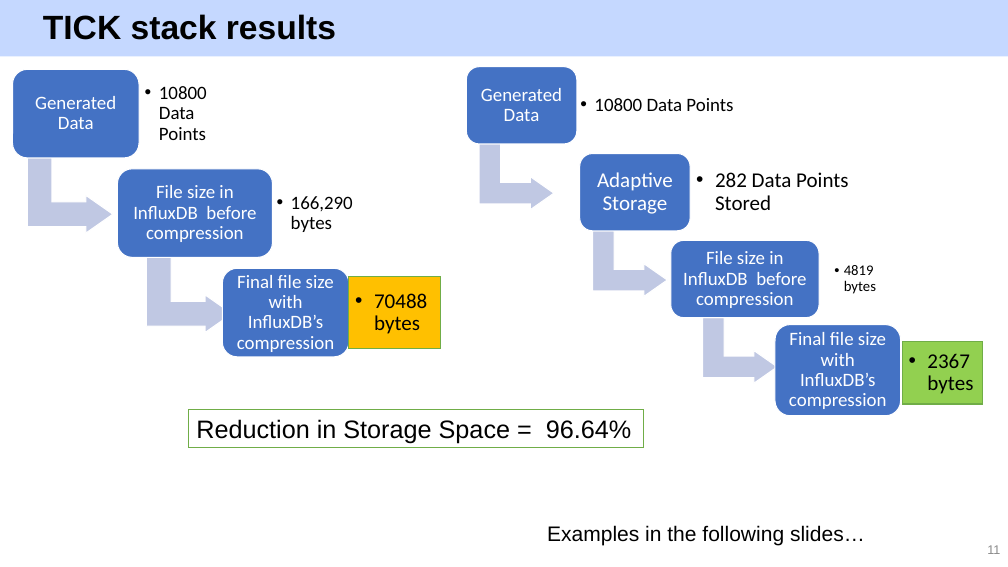
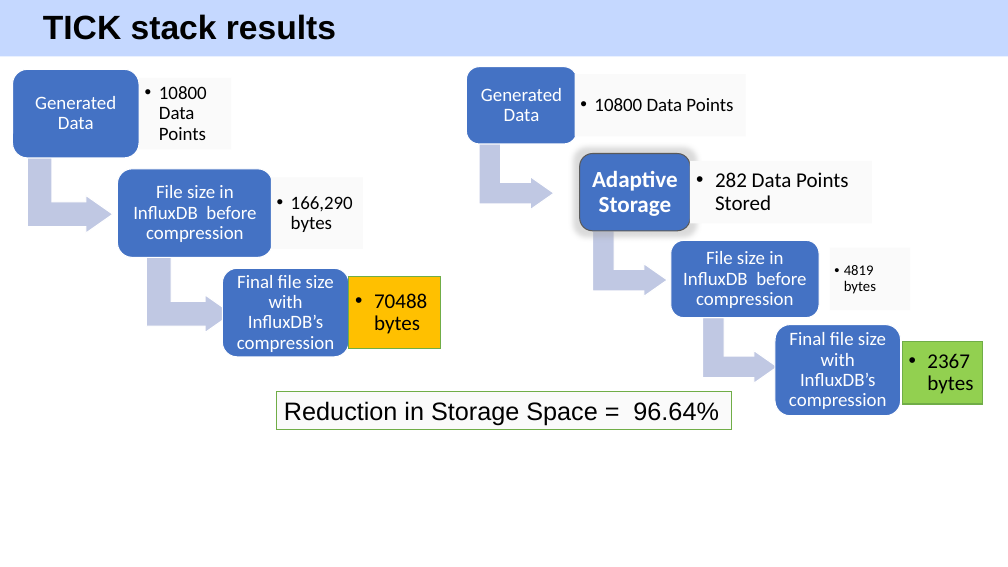
Before and after one commit to nithishkgnani/nithishkgnani.github.io, a slide deck: slide 9 of static/img/aiot/aiot-content.pptx (slide 11 before the commit). Drawn at 1008x567 pixels with LibreOffice and Linux fonts; fonts in the diff are those of the drawing. Boxes give left, top, right and bottom in pixels: in the first picture for what was removed or moved away, otherwise in the second. Text is boxed around its words. In the diff, an @@ line names an element or a change of style, - is before the commit and + after.

```diff
--- a/static/img/aiot/aiot-content.pptx
+++ b/static/img/aiot/aiot-content.pptx
@@ rectangle added at (575, 74, 746, 137), fill #FAFAFA @@
@@ rounded rectangle at (580, 154, 690, 231): outline #FFFFFF 1 pt to #5A5A5A 1 pt @@
@@ text "Adaptive Storage" at (592, 171, 678, 216): size 20 to 22 pt, bold on @@
@@ rectangle added at (690, 161, 872, 224), fill #FAFAFA @@
@@ rectangle "Reduction in Storage Space = ...": place and size @@
-rectangle "Reduction in Storage Space = ..." at (189, 410, 644, 448)
+rectangle "Reduction in Storage Space = ..." at (277, 392, 732, 430)
@@ rectangle "Reduction in Storage Space = ..." at (277, 392, 732, 430): fill #FFFFFF to #FAFAFA @@
@@ text removed at (547, 525, 865, 545) @@
-Examples in the following slides…
@@ page number removed at (987, 545, 1000, 554) @@
-11
```
Also in this commit, not shown: 12 other slides changed, 2 slides removed, 21 other files.
